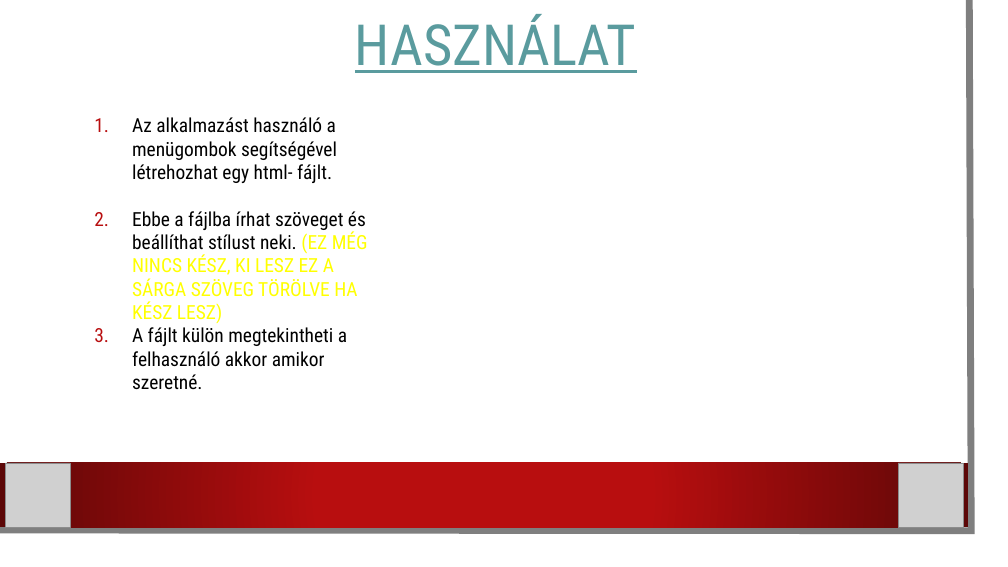
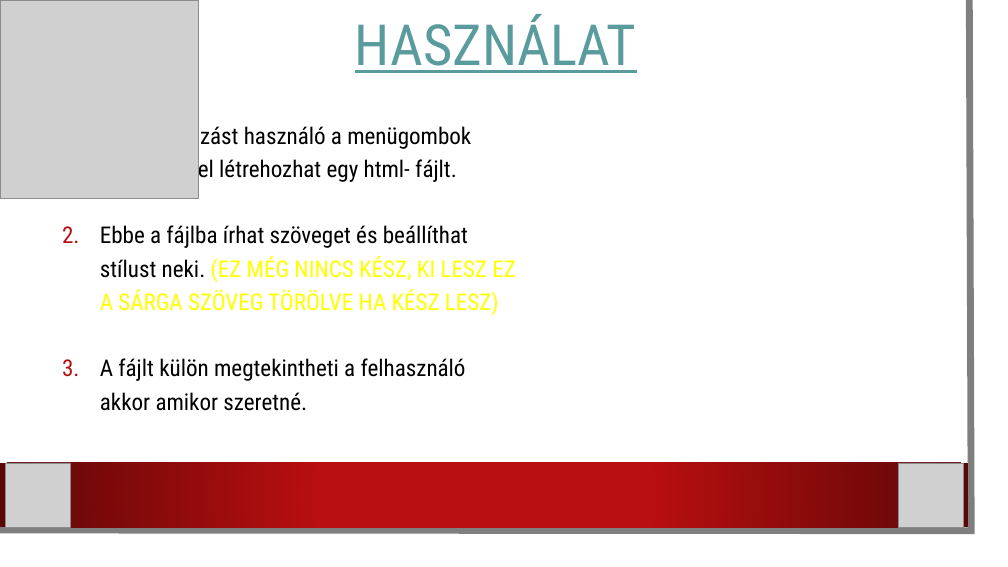
Before and after one commit to karpatililiana/Csapatmunka2.0, a slide deck: slide 4 of Programbemutató.pptx. Drawn at 1008x567 pixels with LibreOffice and Linux fonts; fonts in the diff are those of the drawing; grey boxes stand for pictures; background and template pictures are left out. Boxes give left, top, right and bottom in pixels: in the first picture for what was removed or moved away, otherwise in the second. Text is boxed around its words. In the diff, an @@ line names an element or a change of style, - is before the commit and + after.

```diff
--- a/Programbemutató.pptx
+++ b/Programbemutató.pptx
@@ picture added at <box>0,0,198,198</box> @@
@@ text "Az alkalmazást használó a menügombok ...": place and size @@
-text "Az alkalmazást használó a menügombok ..." at <box>132,117,368,389</box>
+text "Az alkalmazást használó a menügombok ..." at <box>100,123,516,411</box>
@@ text "Az alkalmazást használó a menügombok ..." at <box>100,123,516,411</box>: size 18.5 to 22 pt; line spacing 1 to 1.2 @@
```
Also in this commit, not shown: 6 other slides changed.
